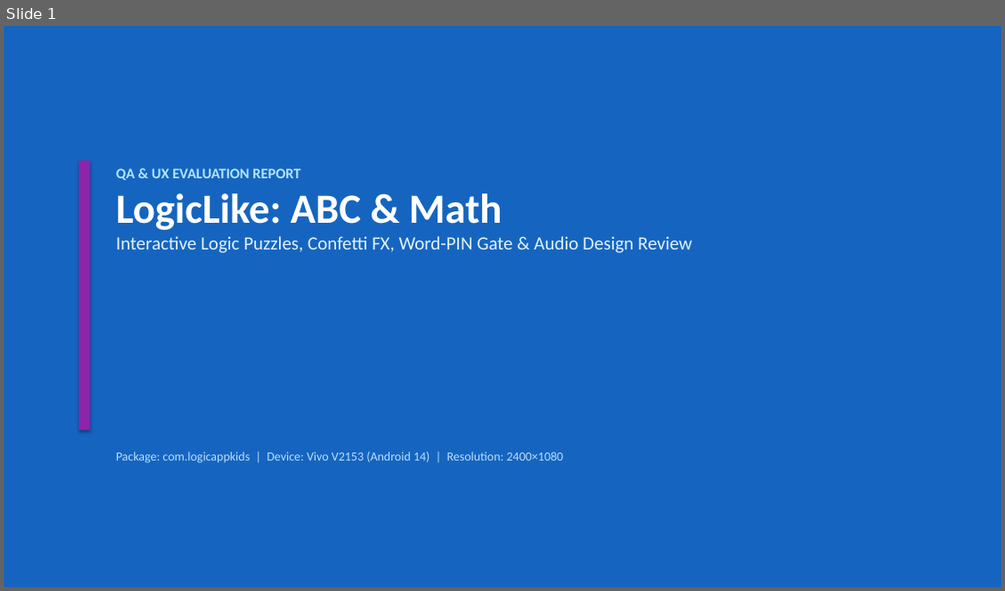
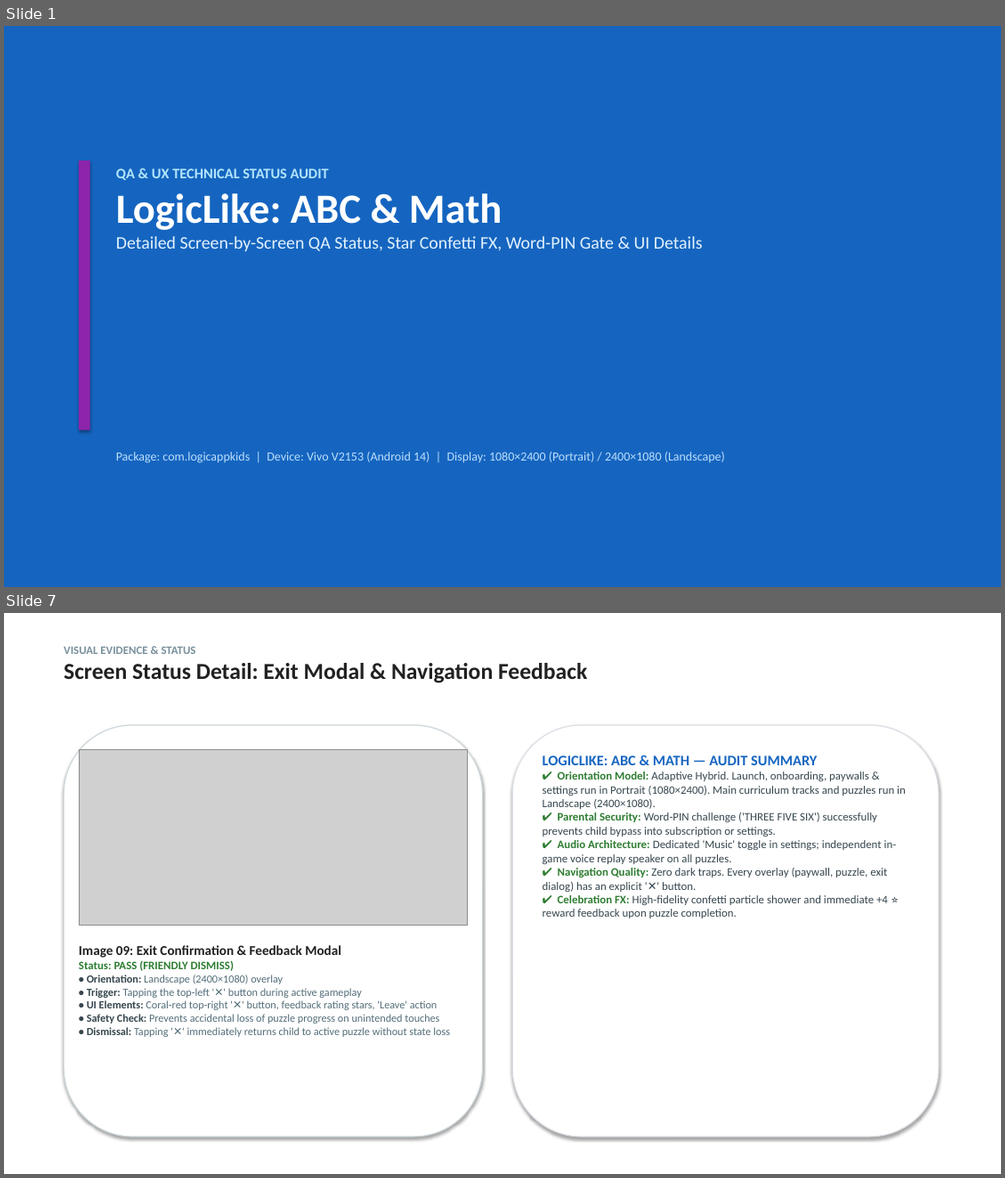
Before and after one commit to ananddub/game-qa-review-3g1j37, a slide deck: LogicLike_ABC_and_Math.pptx. Shown one above the other, each under a label of ours: slide 1 before the commit, slides 1 and 7 after it; the slides between them are not shown. The pictures are 1005x591 and 1005x1178 pixels, drawn with LibreOffice and Linux fonts; fonts in the diff are those of the drawing; grey boxes stand for pictures. Boxes give left, top, right and bottom in pixels: in the first picture for what was removed or moved away, otherwise in the second. Text is boxed around its words. In the diff, an @@ line names an element or a change of style, - is before the commit and + after.

Commit message:
Remove all suggestions/recommendations; update slides to focus purely on detailed screen statuses, UI elements, and technical parameters

```diff
--- a/LogicLike_ABC_and_Math.pptx
+++ b/LogicLike_ABC_and_Math.pptx
@@ slide 7 added at (4, 613, 1001, 1174), background #FFFFFF @@
@@ text added at (64, 646, 587, 683), 22 pt, text #212121, bold @@
+VISUAL EVIDENCE & STATUS
+Screen Status Detail: Exit Modal & Navigation Feedback
@@ rounded rectangle added at (64, 725, 483, 1136), fill #FFFFFF, outline #CFD8DC 1 pt @@
@@ rounded rectangle added at (512, 725, 938, 1136), fill #FFFFFF, outline #DCE0E6 1 pt @@
@@ picture added at (79, 750, 468, 925) @@
@@ text added at (542, 755, 906, 918), 11 pt, text #37474F @@
+LOGICLIKE: ABC & MATH — AUDIT SUMMARY
+✔ Orientation Model: Adaptive Hybrid. Launch, onboarding, paywalls & settings run in Portrait (1080×2400). Main curriculum tracks and puzzles run in Landscape (2400×1080).
+✔ Parental Security: Word-PIN challenge ('THREE FIVE SIX') successfully prevents child bypass into subscription or settings.
+✔ Audio Architecture: Dedicated 'Music' toggle in settings; independent in-game voice replay speaker on all puzzles.
+✔ Navigation Quality: Zero dark traps. Every overlay (paywall, puzzle, exit dialog) has an explicit '✕' button.
+✔ Celebration FX: High-fidelity confetti particle shower and immediate +4 ⭐ reward feedback upon puzzle completion.
@@ text added at (79, 945, 450, 1037), 10.5 pt, text #546E7A @@
+Image 09: Exit Confirmation & Feedback Modal
+Status: PASS (FRIENDLY DISMISS)
+• Orientation: Landscape (2400×1080) overlay
+• Trigger: Tapping the top-left '✕' button during active gameplay
+• UI Elements: Coral-red top-right '✕' button, feedback rating stars, 'Leave' action
+• Safety Check: Prevents accidental loss of puzzle progress on unintended touches
+• Dismissal: Tapping '✕' immediately returns child to active puzzle without state loss
@@ slide 1 changed as well @@
@@ text at (116, 168, 329, 180): text changed @@
-QA & UX EVALUATION REPORT
+QA & UX TECHNICAL STATUS AUDIT
@@ text at (116, 236, 703, 251): text changed; size 18 to 17 pt @@
-Interactive Logic Puzzles, Confetti FX, Word-PIN Gate & Audio Design Review
+Detailed Screen-by-Screen QA Status, Star Confetti FX, Word-PIN Gate & UI Details
@@ text at (116, 451, 725, 463): text changed @@
-Package: com.logicappkids | Device: Vivo V2153 (Android 14) | Resolution: 2400×1080
+Package: com.logicappkids | Device: Vivo V2153 (Android 14) | Display: 1080×2400 (Portrait) / 2400×1080 (Landscape)
```
Also in this commit, not shown: 1 other slide changed, 4 other slides added, 6 slides removed, 2 other files.
